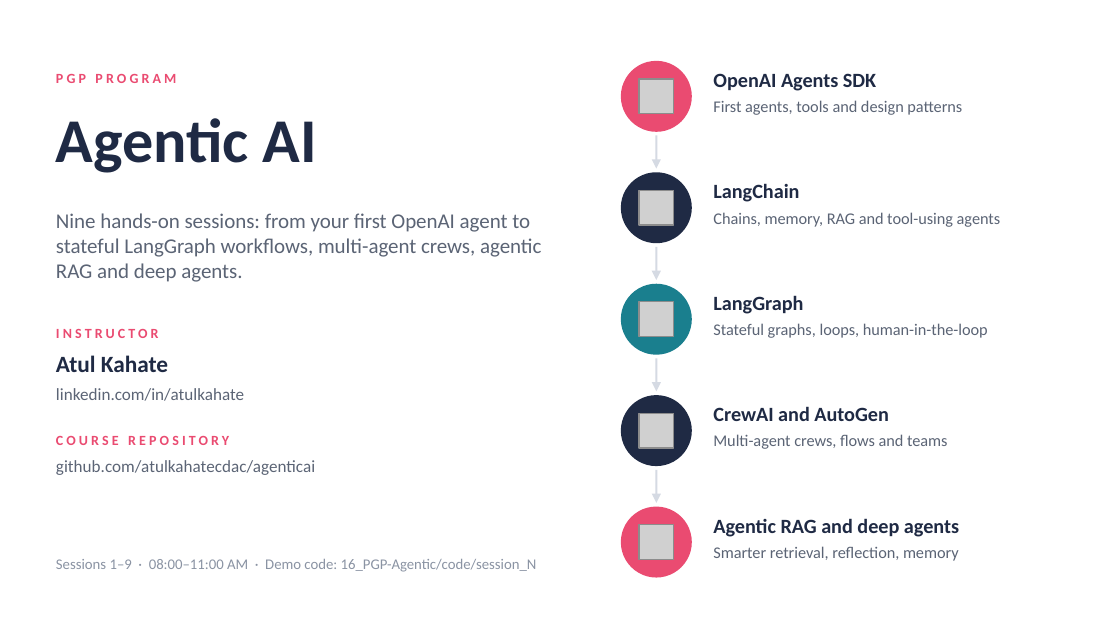
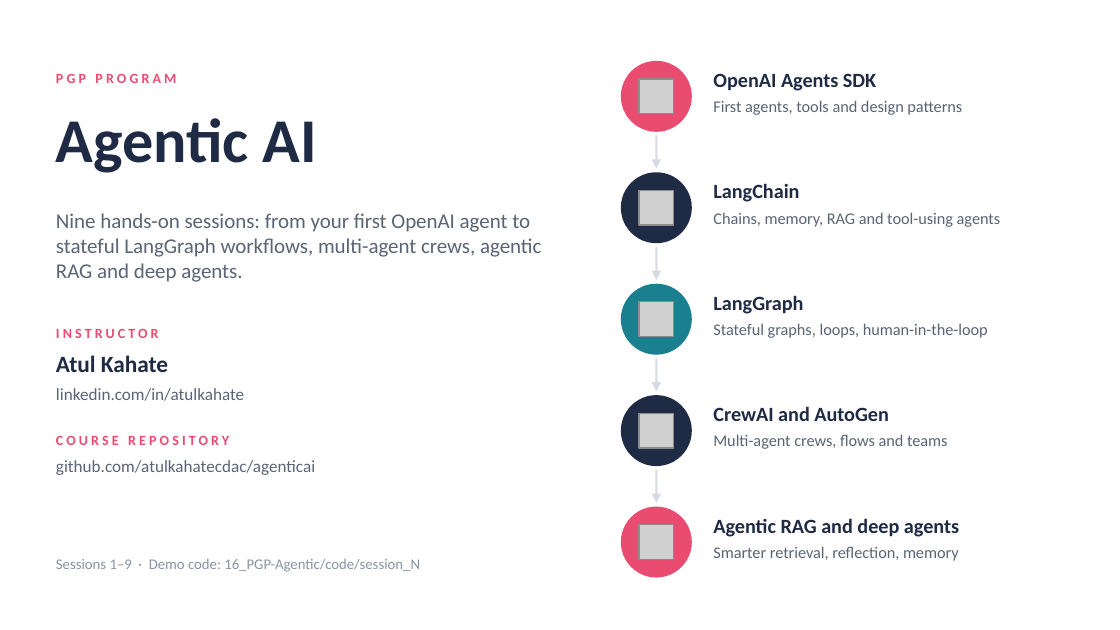
Before and after one commit to atulkahatecdac/agenticai, a slide deck: slide 1 of 16_PGP-Agentic/PGP_Agentic_AI.pptx. Drawn at 1120x630 pixels with LibreOffice and Linux fonts; fonts in the diff are those of the drawing; grey boxes stand for pictures. Boxes give left, top, right and bottom in pixels: in the first picture for what was removed or moved away, otherwise in the second. Text is boxed around its words. In the diff, an @@ line names an element or a change of style, - is before the commit and + after.

```diff
--- a/16_PGP-Agentic/PGP_Agentic_AI.pptx
+++ b/16_PGP-Agentic/PGP_Agentic_AI.pptx
@@ text at [56,559,420,572]: text changed @@
-Sessions 1–9 · 08:00–11:00 AM · Demo code: 16_PGP-Agentic/code/session_N
+Sessions 1–9 · Demo code: 16_PGP-Agentic/code/session_N
```
Also in this commit, not shown: 10 other slides changed, 11 other files.
